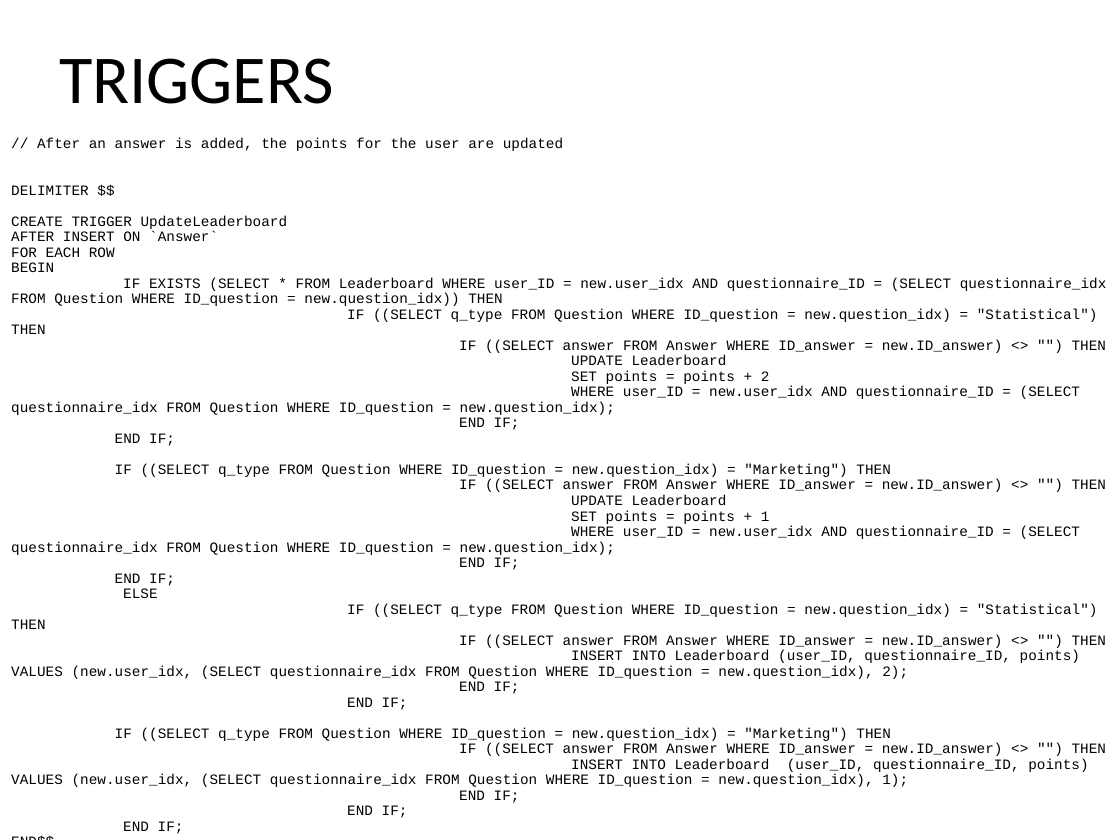
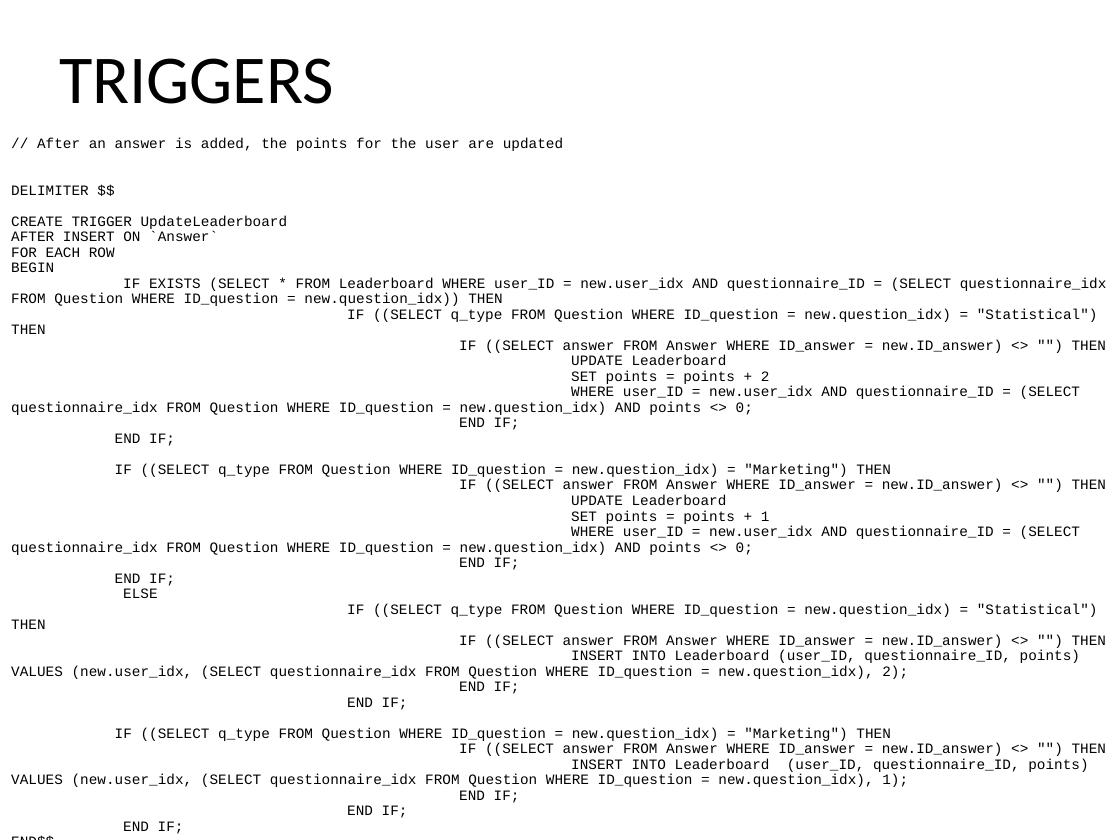
Before and after one commit to MatteoMakovec/GamifiedMarketingApplication, a slide deck: slide 13 of gamified_marketing_application.pptx. Drawn at 1120x840 pixels with LibreOffice and Linux fonts; fonts in the diff are those of the drawing. Boxes give left, top, right and bottom in pixels: in the first picture for what was removed or moved away, otherwise in the second. Text is boxed around its words. In the diff, an @@ line names an element or a change of style, - is before the commit and + after.

```diff
--- a/gamified_marketing_application.pptx
+++ b/gamified_marketing_application.pptx
@@ text at [11, 386, 1080, 415]: text changed @@
-WHERE user_ID = new.user_idx AND questionnaire_ID = (SELECT questionnaire_idx FROM Question WHERE ID_question = new.question_idx);
+WHERE user_ID = new.user_idx AND questionnaire_ID = (SELECT questionnaire_idx FROM Question WHERE ID_question = new.question_idx) AND points <> 0;
@@ text at [11, 526, 1080, 555]: text changed @@
-WHERE user_ID = new.user_idx AND questionnaire_ID = (SELECT questionnaire_idx FROM Question WHERE ID_question = new.question_idx);
+WHERE user_ID = new.user_idx AND questionnaire_ID = (SELECT questionnaire_idx FROM Question WHERE ID_question = new.question_idx) AND points <> 0;
```
Also in this commit, not shown: 22 other slides changed.
